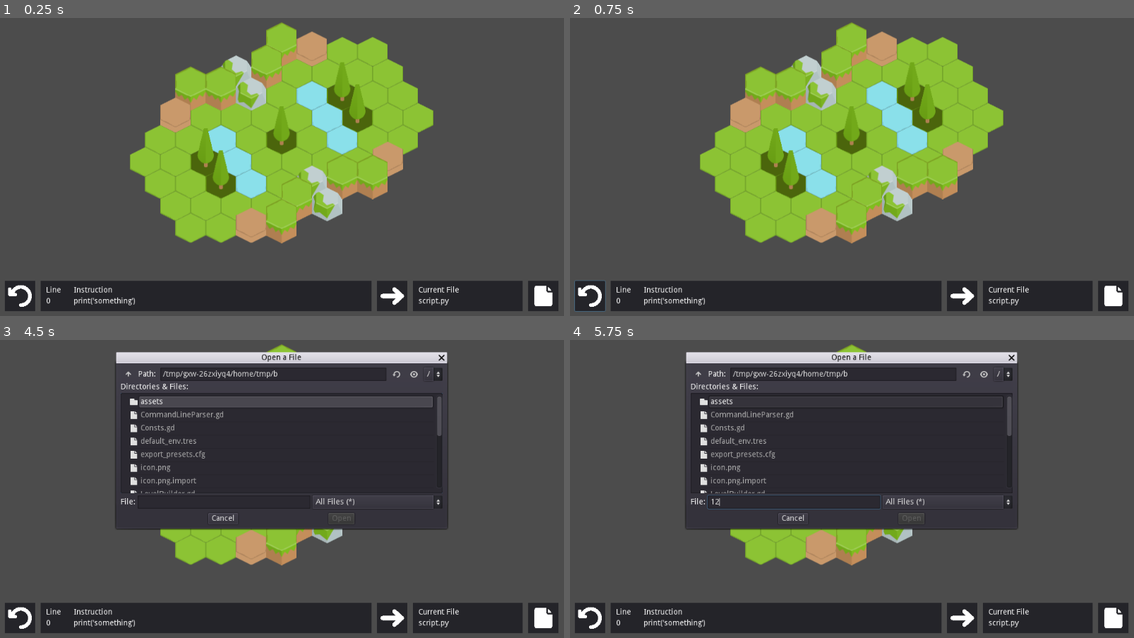
Above: before the commit, frames 1-4 (two rows, left to right).
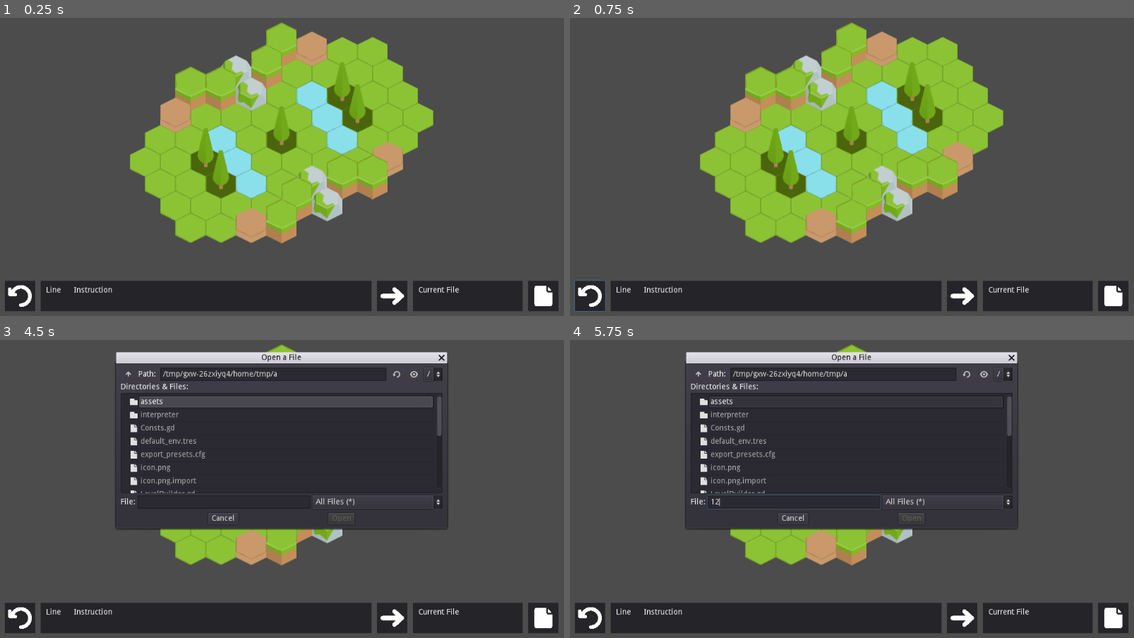
Above: after the commit, the same moments.

Repository: pitrak1/code-battle
Game: Godot game, scene res://LevelPOC.tscn
The game is run twice, just before and just after one commit, with the same random seed, the same clock (stepped at 60 frames per second) and the same inputs.
Inputs (mouse positions are in pixels of both pictures, inside the frame that each line leads up to):
- Up to frame 1 (0.25 s): no input
- Up to frame 2 (0.75 s): click (592, 295) at 0.5 s
- Up to frame 3 (4.5 s): click (22, 617) at 1.25 s; click (22, 617) at 2 s; click (394, 617) at 2.75 s; click (394, 617) at 3.5 s; click (541, 617) at 4.25 s
- Up to frame 4 (5.75 s): click (795, 500) at 5.02 s; type "12" at 5.1 s

The runs differ from the first frame. In frame 1, 0.2% of the frame differs, in the area x 8-80%, y 93-97%; in frame 2, 0.2%; in frame 3, 0.4%, in the area x 8-80%, y 10-97%; in frame 4, 0.4%.

Commit message:
basic parser

Diff:
--- a/CommandLineParser.gd
+++ /dev/null
@@ -1,30 +0,0 @@
-var __whitespace_regex
-
-func setup():
-	__whitespace_regex = RegEx.new()
-	__whitespace_regex.compile("\\S+")
-
-func parse(line):
-	var words = __get_words(line)
-	__first_word(words)
-
-func __get_words(line):
-	var words = []
-	for word in __whitespace_regex.search_all(line):
-		words.push_back(word.get_string())
-	return words
-
-func __first_word(words):
-	match words[0]:
-		'ls':
-			self.__ls(words)
-		'run':
-			self.__run(words)
-		_:
-			print('error')
-
-func __ls(words):
-	print('ls')
-
-func __run(words):
-	print('run')
--- a/Consts.gd
+++ b/Consts.gd
@@ -22,3 +22,43 @@
 const LEVEL_2 = [
 	[LOW]
 ]
+
+enum TOKEN_TYPE {
+	NUMBER, STRING, BOOLEAN, IDENTIFIER, KEYWORD,
+	OPEN_PARENTHESIS, CLOSE_PARENTHESIS, OPEN_BRACE, CLOSE_BRACE, COMMA,
+	ADD, MULTIPLY, EQUALS,
+	SEMICOLON,
+	EOF
+}
+
+const TOKEN_TYPE_TO_STRING = {
+	TOKEN_TYPE.NUMBER: 'NUMBER',
+	TOKEN_TYPE.STRING: 'STRING',
+	TOKEN_TYPE.BOOLEAN: 'BOOLEAN',
+	TOKEN_TYPE.IDENTIFIER: 'IDENTIFIER',
+	TOKEN_TYPE.KEYWORD: 'KEYWORD',
+	TOKEN_TYPE.OPEN_PARENTHESIS: 'OPEN_PARENTHESIS',
+	TOKEN_TYPE.CLOSE_PARENTHESIS: 'CLOSE_PARENTHESIS',
+	TOKEN_TYPE.OPEN_BRACE: 'OPEN_BRACE',
+	TOKEN_TYPE.CLOSE_BRACE: 'CLOSE_BRACE',
+	TOKEN_TYPE.COMMA: 'COMMA',
+	TOKEN_TYPE.ADD: 'ADD',
+	TOKEN_TYPE.MULTIPLY: 'MULTIPLY',
+	TOKEN_TYPE.EQUALS: 'EQUALS',
+	TOKEN_TYPE.SEMICOLON: 'SEMICOLON',
+	TOKEN_TYPE.EOF: 'EOF',
+}
+
+enum ASL_NODE_TYPE {
+	NUMBER, STRING, VARIABLE,
+	ASSIGNMENT, OPERATION, DECLARATION
+}
+
+const ASL_NODE_TYPE_TO_STRING = {
+	ASL_NODE_TYPE.NUMBER: 'NUMBER',
+	ASL_NODE_TYPE.STRING: 'STRING',
+	ASL_NODE_TYPE.VARIABLE: 'VARIABLE',
+	ASL_NODE_TYPE.ASSIGNMENT: 'ASSIGNMENT',
+	ASL_NODE_TYPE.OPERATION: 'OPERATION',
+	ASL_NODE_TYPE.DECLARATION: 'DECLARATION',
+}
--- a/LevelPOC.gd
+++ b/LevelPOC.gd
@@ -1,20 +1,29 @@
 extends Node2D
 
 var levelBuilderScript = preload("res://LevelBuilder.gd")
-var commandLineParserScript = preload("res://CommandLineParser.gd")
+var lexer = preload("res://interpreter/Lexer.gd")
+var parser = preload("res://interpreter/Parser.gd")
 
 var tileScene = preload("res://Tile.tscn")
 
+var __lexer
 var __parser
 
 func _ready():
 	var __levelBuilder = levelBuilderScript.new()
 	__levelBuilder.run(self, Consts.LEVEL_1)
 
-	__parser = commandLineParserScript.new()
-	__parser.setup()
+	$UI.setup(self)
 
-	$UI.setup(self)
+	__lexer = lexer.new()
+	var tokens = __lexer.run("/Users/nickpitrak/Desktop/test.btl")
+
+	__parser = parser.new()
+	var instructions = __parser.run(tokens)
+
+	__parser.print_ast(instructions)
+
+	print("DONE")
 
 func _on_restart():
 	print('restart')
@@ -23,4 +32,14 @@
 	print('next')
 
 func _on_select_file(path):
-	print(path)
+#	__lexer = lexer.new()
+#	var tokens = __lexer.run(path)
+#
+#	__parser = parser.new()
+#	var instructions = __parser.run(tokens)
+#
+#	__parser.print_ast(instructions)
+#
+#	print(path)
+
+	$UI.set_file(path)
--- a/UI.gd
+++ b/UI.gd
@@ -5,13 +5,22 @@
 	$NextPanel/NextButton.connect("pressed", parent, "_on_next")
 	$SelectFilePanel/SelectFileButton.connect("pressed", self, "__on_select_file_pressed")
 	$FileDialog.connect("file_selected", parent, "_on_select_file")
+	clear_code_position()
+	clear_file()
+
+func clear_code_position():
+	set_code_position('', '')
 
 func set_code_position(line, instruction):
-	$CodePositionPanel/InstructionValue.text = line
+	$CodePositionPanel/LineValue.text = line
 	$CodePositionPanel/InstructionValue.text = instruction
 
-func set_file(file):
-	$FilePanel/FileValue.text = file
+func clear_file():
+	$FilePanel/FileValue.text = ''
+
+func set_file(path):
+	var words = path.rsplit('/', false, 1)
+	$FilePanel/FileValue.text = words[1]
 
 func __on_select_file_pressed():
 	$FileDialog.popup()
--- /dev/null
+++ b/interpreter/Lexer.gd
@@ -0,0 +1,118 @@
+const quotes = ['\'', '"']
+const whitespace = ['\t', '\n', ' ']
+const digits = ['0', '1', '2', '3', '4', '5', '6', '7', '8', '9']
+const letters = ['a', 'b', 'c', 'd', 'e', 'f', 'g', 'h', 'i', 'j', 'k', 'l', 'm', 'n', 'o', 'p', 'q', 'r', 's', 't', 'u', 'v', 'w', 'x', 'y', 'z']
+const keywords = ['var']
+
+class Token:
+	var type
+	var text
+	var line
+	var column
+
+	func _init(__type, __text, __line, __column):
+		self.type = __type
+		self.text = __text
+		self.line = __line
+		self.column = __column
+
+
+func run(path):
+	var file = File.new()
+	file.open(path, File.READ)
+
+	var tokens = []
+	var line_number = 0
+
+	while file.get_position() < file.get_len():
+		var line = file.get_line()
+		line_number += 1
+
+		var current_column = 0
+		while current_column < line.length():
+			var start_column = current_column
+			var current_character = line[current_column]
+
+			if __is_whitespace(current_character):
+				current_column += 1
+			elif __is_digit(current_character):
+				var number = ''
+				while current_column < line.length() and __is_digit(current_character):
+					number += current_character
+					current_column += 1
+					current_character = line[current_column]
+				tokens.push_back(Token.new(Consts.TOKEN_TYPE.NUMBER, number, line_number, start_column))
+			elif __is_quote(current_character):
+				var starting_quote = current_character
+				var string = current_character
+				current_column += 1
+				current_character = line[current_column]
+				while current_column < line.length() and current_character != starting_quote:
+					string += current_character
+					current_column += 1
+					current_character = line[current_column]
+				string += current_character
+				current_column += 1
+				tokens.push_back(Token.new(Consts.TOKEN_TYPE.STRING, string, line_number, start_column))
+			elif __is_alpha_or_underscore(current_character):
+				var identifier = ''
+				while current_column < line.length() and __is_alphanumeric_or_underscore(current_character):
+					identifier += current_character
+					current_column += 1
+					current_character = line[current_column]
+				if identifier in keywords:
+					tokens.push_back(Token.new(Consts.TOKEN_TYPE.KEYWORD, identifier, line_number, start_column))
+				elif identifier == 'true' or identifier == 'false':
+					tokens.push_back(Token.new(Consts.TOKEN_TYPE.BOOLEAN, identifier, line_number, start_column))
+				else:
+					tokens.push_back(Token.new(Consts.TOKEN_TYPE.IDENTIFIER, identifier, line_number, start_column))
+			elif current_character == '(':
+				current_column += 1
+				tokens.push_back(Token.new(Consts.TOKEN_TYPE.OPEN_PARENTHESIS, current_character, line_number, start_column))
+			elif current_character == ')':
+				current_column += 1
+				tokens.push_back(Token.new(Consts.TOKEN_TYPE.CLOSE_PARENTHESIS, current_character, line_number, start_column))
+			elif current_character == '{':
+				current_column += 1
+				tokens.push_back(Token.new(Consts.TOKEN_TYPE.OPEN_BRACE, current_character, line_number, start_column))
+			elif current_character == '}':
+				current_column += 1
+				tokens.push_back(Token.new(Consts.TOKEN_TYPE.CLOSE_BRACE, current_character, line_number, start_column))
+			elif current_character == ',':
+				current_column += 1
+				tokens.push_back(Token.new(Consts.TOKEN_TYPE.COMMA, current_character, line_number, start_column))
+			elif current_character == '+':
+				current_column += 1
+				tokens.push_back(Token.new(Consts.TOKEN_TYPE.ADD, current_character, line_number, start_column))
+			elif current_character == '*':
+				current_column += 1
+				tokens.push_back(Token.new(Consts.TOKEN_TYPE.MULTIPLY, current_character, line_number, start_column))
+			elif current_character == '=':
+				current_column += 1
+				tokens.push_back(Token.new(Consts.TOKEN_TYPE.EQUALS, current_character, line_number, start_column))
+			elif current_character == ';':
+				current_column += 1
+				tokens.push_back(Token.new(Consts.TOKEN_TYPE.SEMICOLON, current_character, line_number, start_column))
+			else:
+				current_column += 1
+
+	tokens.push_back(Token.new(Consts.TOKEN_TYPE.EOF, '<EOF>', line_number, 0))
+	file.close()
+
+	return tokens
+
+
+func __is_whitespace(character):
+	return character in whitespace
+
+func __is_digit(character):
+	return character in digits
+
+func __is_alpha_or_underscore(character):
+	return character in letters or character == '_'
+
+func __is_alphanumeric_or_underscore(character):
+	return __is_alpha_or_underscore(character) or __is_digit(character)
+
+func __is_quote(character):
+	return character in quotes
--- /dev/null
+++ b/interpreter/Parser.gd
@@ -0,0 +1,118 @@
+class ParseNode:
+	var type
+	var operator
+	var value
+	var left
+	var right
+	var function
+	var args = []
+
+	func _init(__type):
+		self.type = __type
+
+
+func run(tokens):
+	var instructions = []
+	var current_instruction = []
+	var current_token_index = 0
+	var current_token = tokens[current_token_index]
+
+	while (current_token.type != Consts.TOKEN_TYPE.EOF):
+		if (current_token.type == Consts.TOKEN_TYPE.SEMICOLON):
+			var parsed_instruction = __parse_instruction(current_instruction)
+			instructions.push_back(parsed_instruction)
+			current_instruction = []
+		else:
+			current_instruction.push_back(current_token)
+		current_token_index += 1
+		current_token = tokens[current_token_index]
+
+	return instructions
+
+var depth
+
+func print_ast(instructions):
+	for inst in instructions:
+		depth = -1
+		__print_ast_recursive(inst)
+
+func __print_ast_recursive(instruction):
+	depth += 1
+
+	var text = ''
+	for _i in range(0, depth):
+		text += '\t'
+
+	text += Consts.ASL_NODE_TYPE_TO_STRING[instruction.type]
+	if (instruction.value):
+		text += ': ' + instruction.value
+
+	print(text)
+
+	if instruction.left:
+		__print_ast_recursive(instruction.left)
+		depth -= 1
+
+	if instruction.right:
+		__print_ast_recursive(instruction.right)
+		depth -= 1
+
+
+#func __print_instruction(instruction):
+#	print('INSTRUCTION:')
+#	for i in instruction:
+#		print(i.text)
+
+
+func __parse_instruction(instruction):
+	var assignment_index = __get_assignment_operator_index(instruction)
+	var mathematical_index = __get_mathematical_operator_index(instruction)
+#	__print_instruction(instruction)
+	if assignment_index:
+		var node = ParseNode.new(Consts.ASL_NODE_TYPE.ASSIGNMENT)
+		node.operator = Consts.TOKEN_TYPE.EQUALS
+		node.left = __parse_instruction(instruction.slice(0, assignment_index - 1))
+		node.right = __parse_instruction(instruction.slice(assignment_index + 1, instruction.size() - 1))
+		return node
+	elif mathematical_index:
+		var node = ParseNode.new(Consts.ASL_NODE_TYPE.OPERATION)
+		node.operator = instruction[mathematical_index].type
+		node.left = __parse_instruction(instruction.slice(0, mathematical_index - 1))
+		node.right = __parse_instruction(instruction.slice(mathematical_index + 1, instruction.size() - 1))
+		return node
+	elif instruction[0].type == Consts.TOKEN_TYPE.KEYWORD:
+		assert(instruction[0].text == 'var')
+		assert(instruction.size() == 2)
+		assert(instruction[1].type == Consts.TOKEN_TYPE.IDENTIFIER)
+		var node = ParseNode.new(Consts.ASL_NODE_TYPE.DECLARATION)
+		node.value = instruction[1].text
+		return node
+	elif instruction[0].type == Consts.TOKEN_TYPE.IDENTIFIER:
+		assert(instruction.size() == 1)
+		var node = ParseNode.new(Consts.ASL_NODE_TYPE.VARIABLE)
+		node.value = instruction[0].text
+		return node
+	elif instruction[0].type == Consts.TOKEN_TYPE.NUMBER:
+		assert(instruction.size() == 1)
+		var node = ParseNode.new(Consts.ASL_NODE_TYPE.NUMBER)
+		node.value = instruction[0].text
+		return node
+	elif instruction[0].type == Consts.TOKEN_TYPE.STRING:
+		assert(instruction.size() == 1)
+		var node = ParseNode.new(Consts.ASL_NODE_TYPE.STRING)
+		node.value = instruction[0].text
+		return node
+	else:
+		print('ERROR')
+
+func __get_assignment_operator_index(instruction):
+	for i in range(instruction.size()):
+		if instruction[i].type == Consts.TOKEN_TYPE.EQUALS:
+			return i
+
+func __get_mathematical_operator_index(instruction):
+	var i = instruction.size() - 1
+	while i >= 0:
+		if instruction[i].type == Consts.TOKEN_TYPE.ADD or instruction[i].type == Consts.TOKEN_TYPE.MULTIPLY:
+			return i
+		i -= 1
